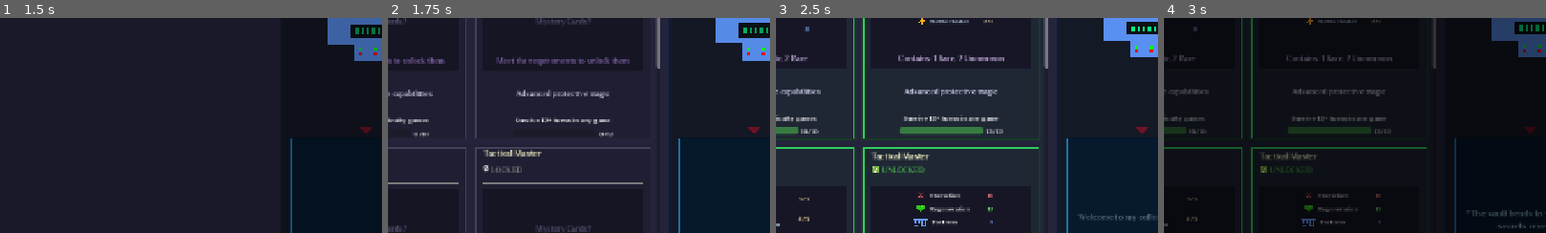
Above: before the commit, frames 1-4 (left to right).
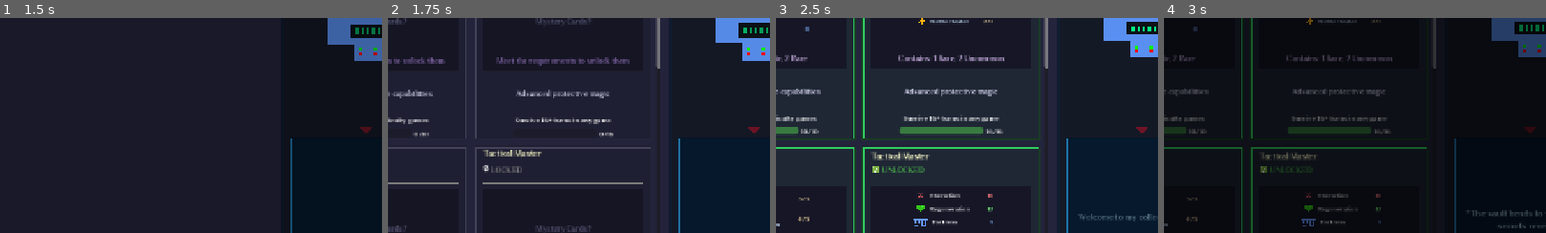
Above: after the commit, the same moments.

Repository: lextrack/Card-Vault-Keeper-Arena
Game: Godot game, scene res://scenes/MainMenu.tscn
Two runs of this game, one before a commit and one after it. Both use one fixed random seed, a clock stepped at 60 frames per second and the inputs below. Video files are missing from this copy of the repository; at most half a second of black plays in their place. Sound files missing from this copy of the repository are replaced by a short silence.
Inputs (mouse positions are % of the whole screen's width and height, from its top left):
- Up to frame 1 (1.5 s): click "CHALLENGE HUB" at 0.5 s; tap Enter (game_select) at 1.25 s; move the mouse to (45, 70) at 1.27 s; hold Up (ui_up) from 1.28 s (still down); hold C (ChallengeHub_access) from 1.28 s (still down); click (45, 70) at 1.42 s
- Up to frame 2 (1.75 s): keep holding Up (ui_up); keep holding C (ChallengeHub_access)
- Up to frame 3 (2.5 s): release Up (ui_up) at 2 s; release C (ChallengeHub_access) at 2 s; click "🔓 DEBUG" at 2 s
- Up to frame 4 (3 s): click "BACK" at 2.75 s
The pictures show only the part of the screen within x 40-90%, y 31-81%; the shares and areas given below are measured in that part.

Frame 1 is identical in both runs. In frame 2, 0.1% of the frame differs, in the area x 40-59%, y 46-55%; in frame 3, 0.2%, in the area x 40-60%, y 45-54%; in frame 4, less than 0.1%.

Commit message:
Disable debug buttom from Challenge Hub

Diff:
--- a/scenes/ChallengeHub.tscn
+++ b/scenes/ChallengeHub.tscn
@@ -105,6 +105,7 @@
 text = "REFRESH"
 
 [node name="DebugButton" type="Button" parent="MainContainer/HeaderContainer/StatsSection/ButtonsContainer"]
+visible = false
 custom_minimum_size = Vector2(100, 35)
 layout_mode = 2
 theme_override_font_sizes/font_size = 15
--- a/scripts/Player.gd
+++ b/scripts/Player.gd
@@ -84,7 +84,7 @@
 				print("    FINAL Attack: ", card.damage, " base + ", bonus_damage, " bonus = ", total_damage, " total damage")
 				target.take_damage(total_damage)
 
-				if not is_ai:
+				if not is_ai and UnlockManager:
 					total_damage_this_game += total_damage
 
 				if not is_ai and UnlockManagers:
--- a/scripts/UnlockManager.gd
+++ b/scripts/UnlockManager.gd
@@ -34,9 +34,9 @@
 	"mystic_defense": {
 		"name": "Mystic Defense",
 		"description": "Advanced protective magic",
-		"requirement_text": "Survive 12+ turns in any game",
+		"requirement_text": "Survive 16+ turns in any game",
 		"requirement_type": "survive_turns",
-		"requirement_value": 12,
+		"requirement_value": 16,
 		"cards": ["Iron Defense", "Armored Strike", "Battle Healer"],
 		"rarity_info": "1 Uncommon Shield, 1 Uncommon Hybrid, 1 Rare Hybrid"
 	},
@@ -133,9 +133,9 @@
 	"damage_dealer": {
 		"name": "Damage Dealer",
 		"description": "Specialized in pure offensive power",
-		"requirement_text": "Deal 50+ damage in a single game",
+		"requirement_text": "Deal 60+ damage in a single game",
 		"requirement_type": "single_game_damage",
-		"requirement_value": 50,
+		"requirement_value": 60,
 		"cards": ["Deep Cut", "Warrior Saint"],
 		"rarity_info": "1 Epic, 1 Rare"
 	},
Not shown, changed: export_presets.cfg
